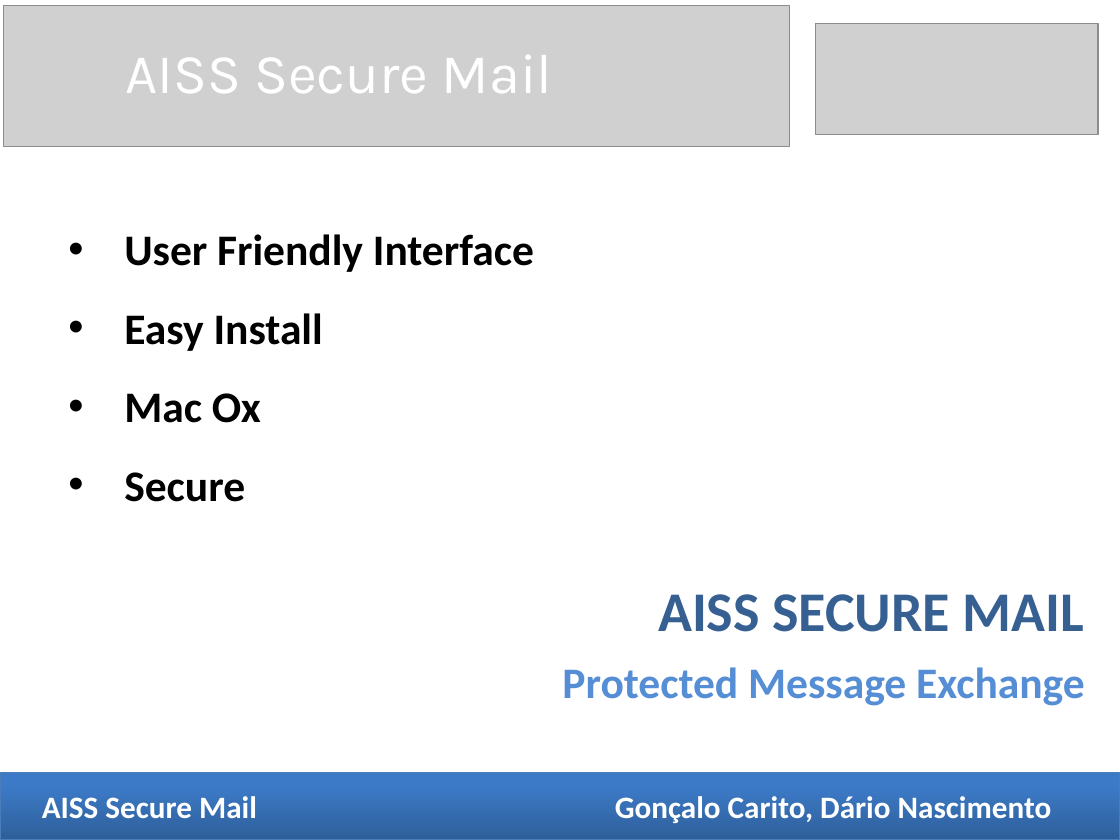
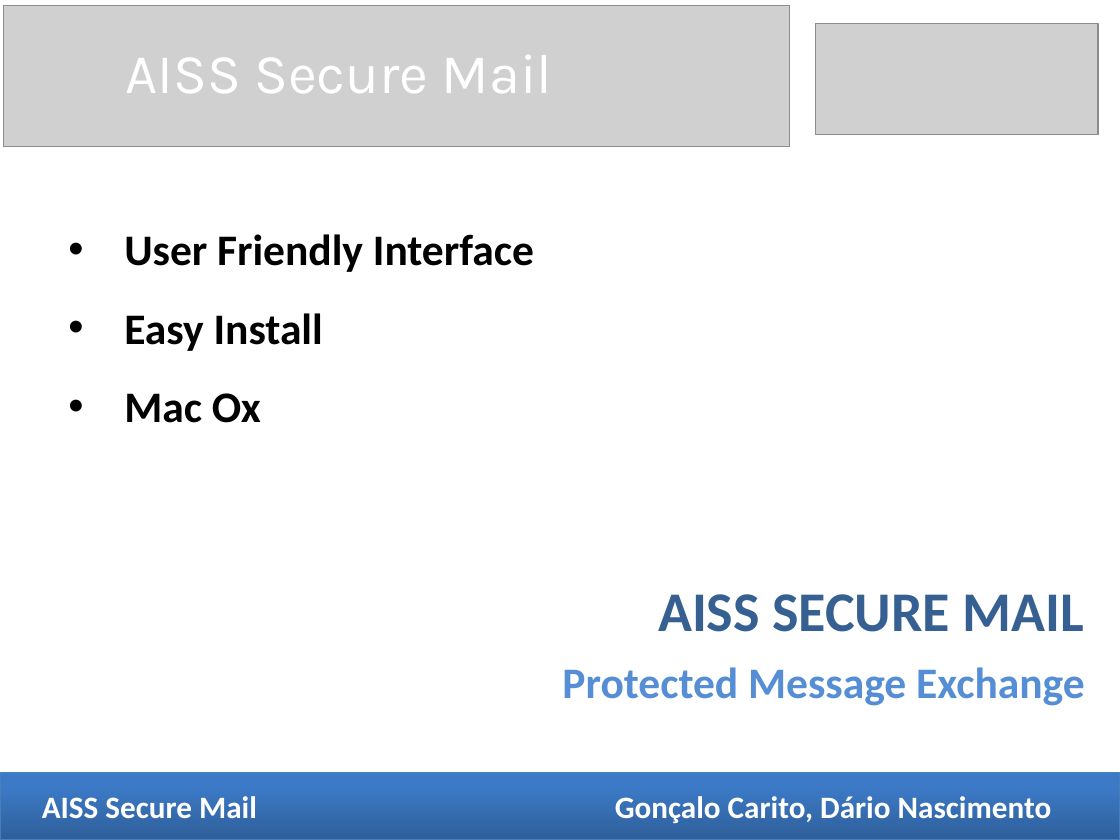
Before and after one commit to dnascimento/AISSProject, a slide deck: slide 11 of Apresentacoes/Comercial/Apresentação.pptx. Drawn at 1120x840 pixels with LibreOffice and Linux fonts; fonts in the diff are those of the drawing; grey boxes stand for pictures. Boxes give left, top, right and bottom in pixels: in the first picture for what was removed or moved away, otherwise in the second. Text is boxed around its words. In the diff, an @@ line names an element or a change of style, - is before the commit and + after.

```diff
--- a/Apresentacoes/Comercial/Apresentação.pptx
+++ b/Apresentacoes/Comercial/Apresentação.pptx
@@ text at (124, 472, 245, 502): paragraph removed @@
-• Secure
```
Also in this commit, not shown: 1 other slide changed, 11 other files.
